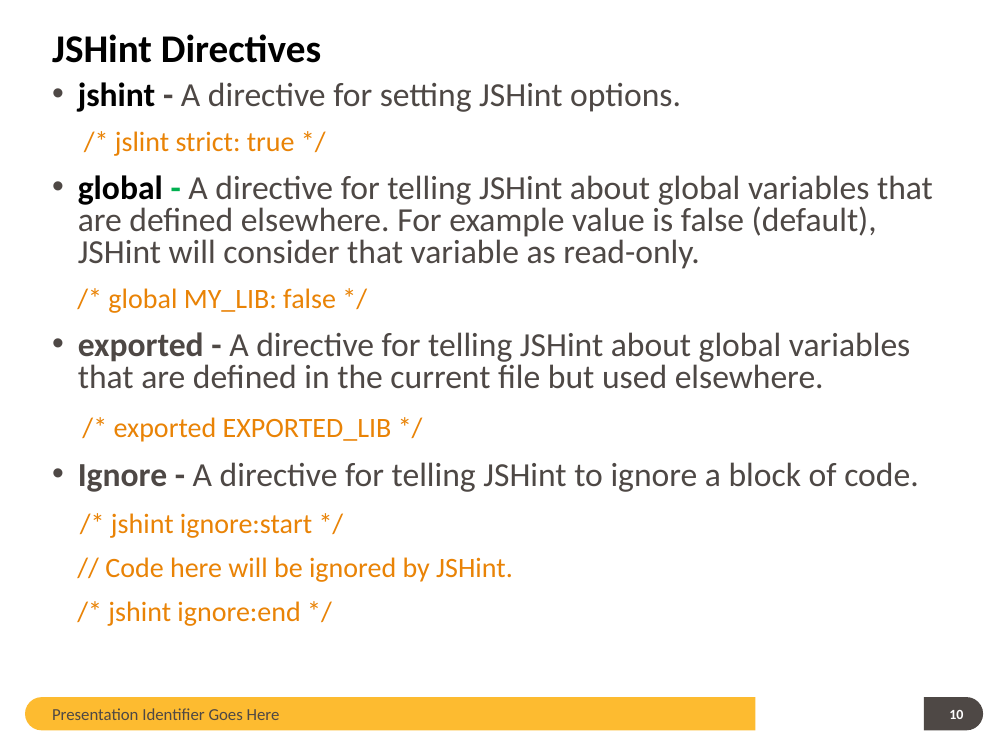
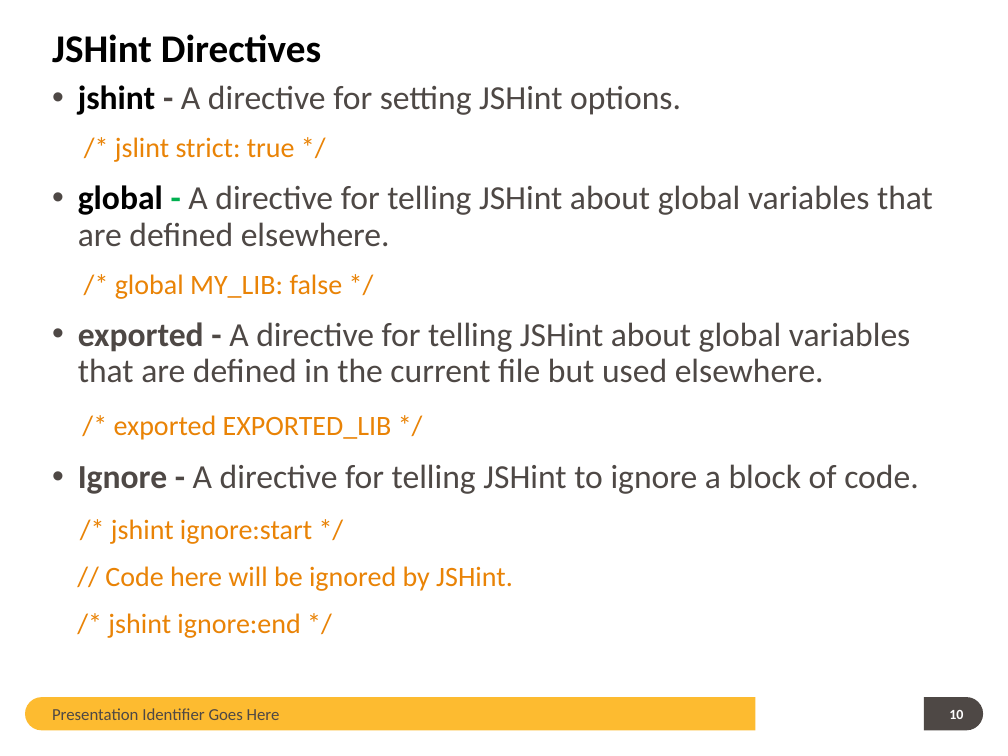
Before and after one commit to guangweiqiao/EIMS, a slide deck: slide 10 of EIMS/doc/JSHint TOI.pptx. Drawn at 1008x756 pixels with LibreOffice and Linux fonts; fonts in the diff are those of the drawing; background and template pictures are left out. Boxes give left, top, right and bottom in pixels: in the first picture for what was removed or moved away, otherwise in the second. Text is boxed around its words. In the diff, an @@ line names an element or a change of style, - is before the commit and + after.

```diff
--- a/EIMS/doc/JSHint TOI.pptx
+++ b/EIMS/doc/JSHint TOI.pptx
@@ text at [78,85,918,638]: line spacing 0.8 to 0.9 @@
@@ text at [78,185,933,247]: text changed @@
-• global - A directive for telling JSHint about global variables that are defined elsewhere. For example value is false (default), JSHint will consider that variable as read-only.
+• global - A directive for telling JSHint about global variables that are defined elsewhere.
```
Also in this commit, not shown: 5 other slides changed.
